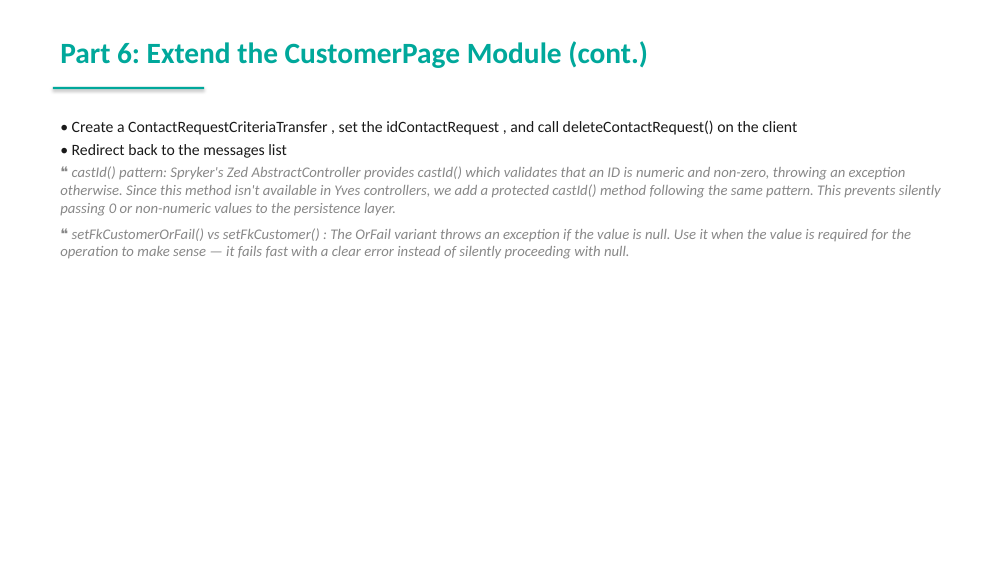
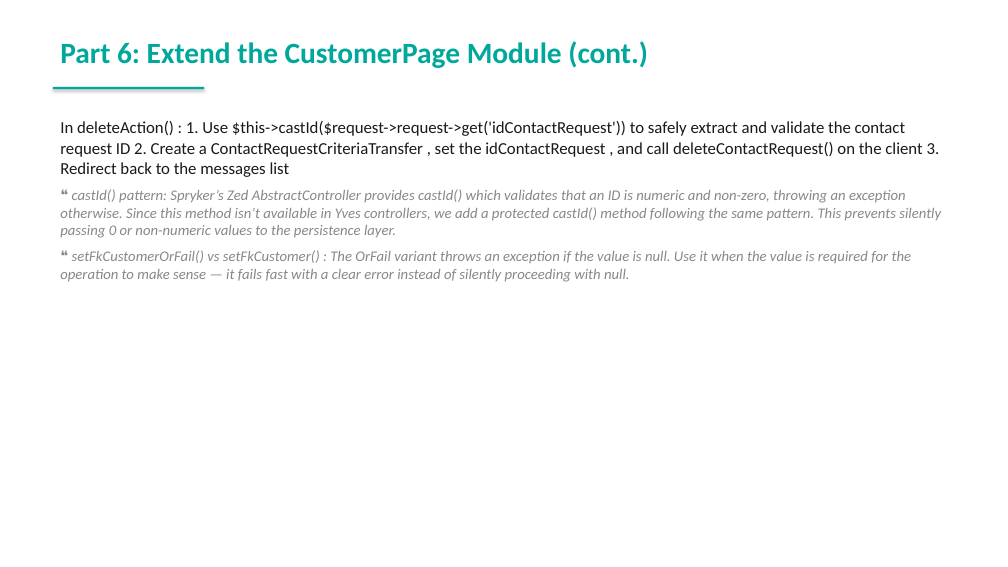
Before and after one commit to spryker-academy/instructor-exercises, a slide deck: slide 192 of guides-pptx/spryker-academy-fundamental.pptx (slide 184 before the commit). Drawn at 1008x567 pixels with LibreOffice and Linux fonts; fonts in the diff are those of the drawing. Boxes give left, top, right and bottom in pixels: in the first picture for what was removed or moved away, otherwise in the second. Text is boxed around its words. In the diff, an @@ line names an element or a change of style, - is before the commit and + after.

```diff
--- a/guides-pptx/spryker-academy-fundamental.pptx
+++ b/guides-pptx/spryker-academy-fundamental.pptx
@@ text at [60, 121, 941, 238]: text changed @@
-• Create a ContactRequestCriteriaTransfer , set the idContactRequest , and call deleteContactRequest() on the client
-• Redirect back to the messages list
-❝ castId() pattern: Spryker's Zed AbstractController provides castId() which validates that an ID is numeric and non-zero, throwing an exception otherwise. Since this method isn't available in Yves controllers, we add a protected castId() method following the same pattern. This prevents silently passing 0 or non-numeric values to the persistence layer.
+In deleteAction() : 1. Use $this->castId($request->request->get('idContactRequest')) to safely extract and validate the contact request ID 2. Create a ContactRequestCriteriaTransfer , set the idContactRequest , and call deleteContactRequest() on the client 3. Redirect back to the messages list
+❝ castId() pattern: Spryker’s Zed AbstractController provides castId() which validates that an ID is numeric and non-zero, throwing an exception otherwise. Since this method isn’t available in Yves controllers, we add a protected castId() method following the same pattern. This prevents silently passing 0 or non-numeric values to the persistence layer.
```
Also in this commit, not shown: 74 other slides changed, 11 slides added, 3 slides removed, 16 other files.
